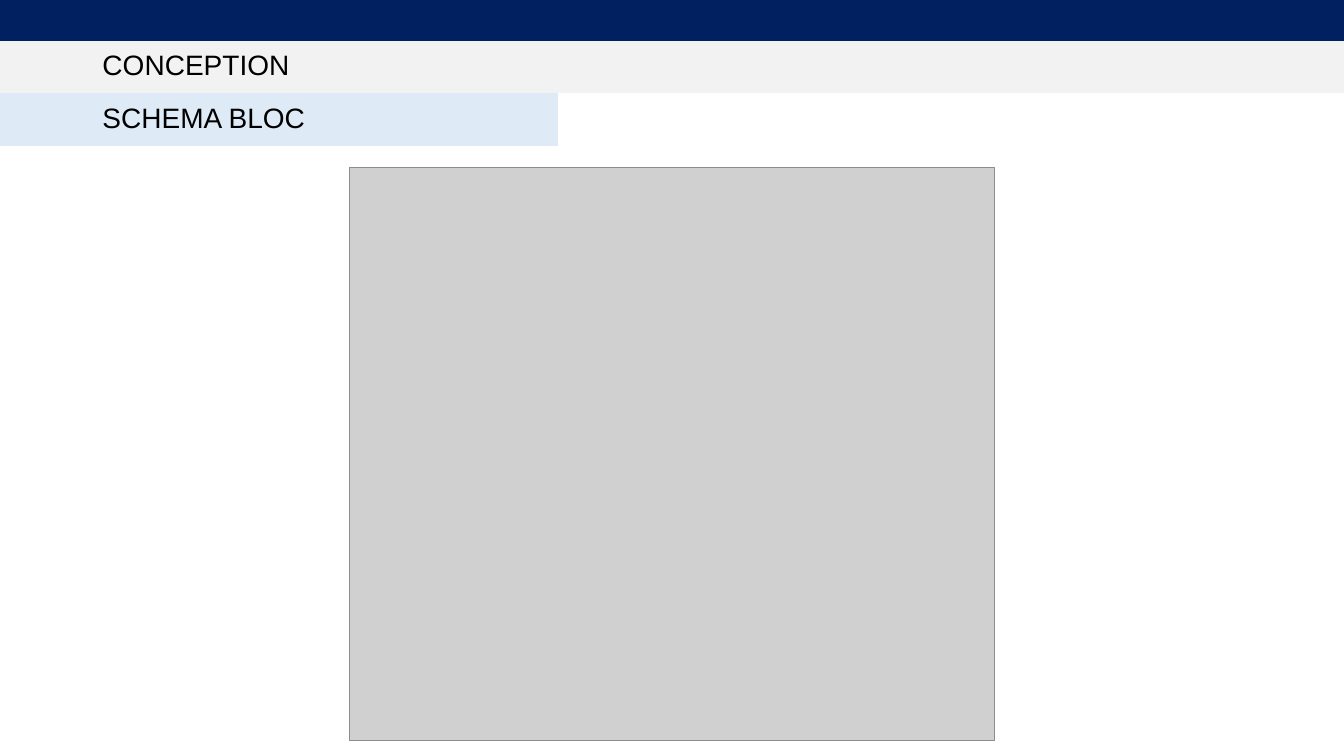
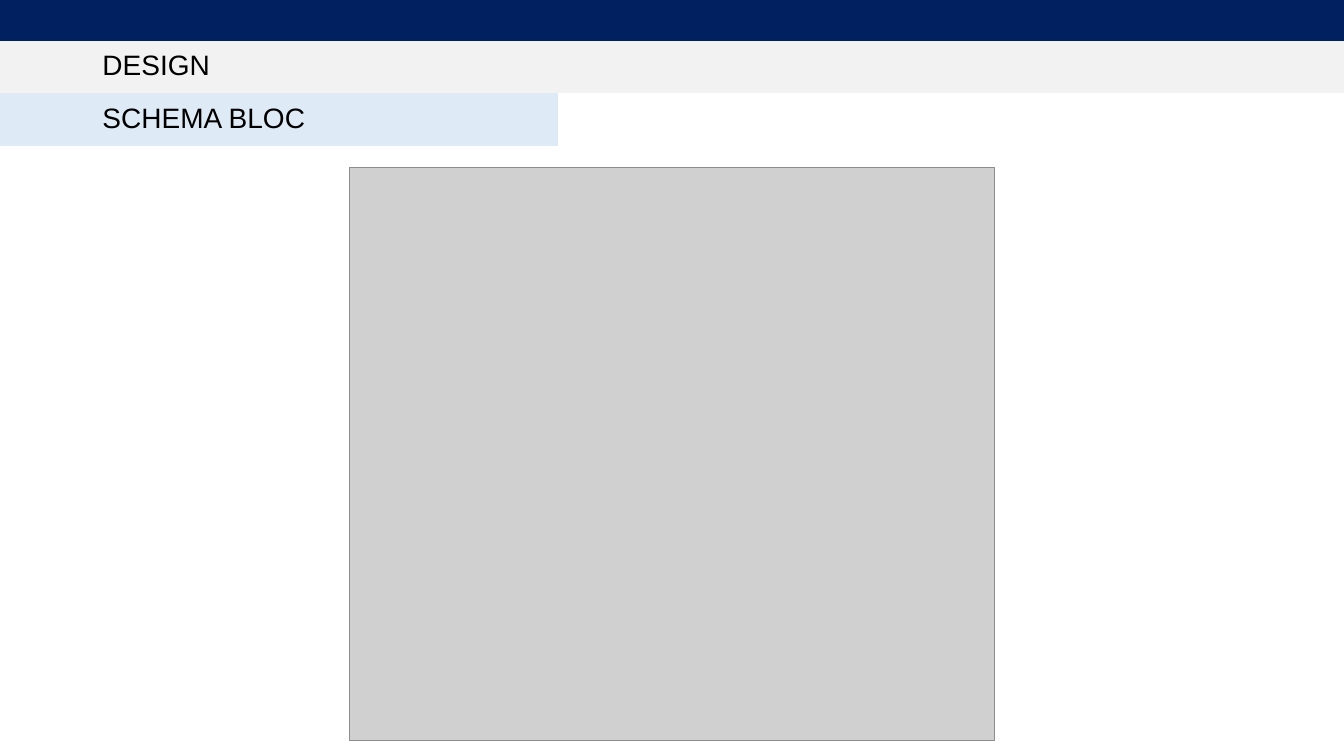
Before and after one commit to Ali-Z0/2221_Underwater-Positioning-System, a slide deck: slide 7 of doc/Presentations/Final/2221_LocalisationSousMarine-PresentationFinale.pptx (slide 6 before the commit). Drawn at 1344x756 pixels with LibreOffice and Linux fonts; fonts in the diff are those of the drawing; grey boxes stand for pictures. Boxes give left, top, right and bottom in pixels: in the first picture for what was removed or moved away, otherwise in the second. Text is boxed around its words. In the diff, an @@ line names an element or a change of style, - is before the commit and + after.

```diff
--- a/doc/Presentations/Final/2221_LocalisationSousMarine-PresentationFinale.pptx
+++ b/doc/Presentations/Final/2221_LocalisationSousMarine-PresentationFinale.pptx
@@ title at (102,55,209,76): text changed @@
-CONCEPTION
+DESIGN
```
Also in this commit, not shown: 6 other slides changed, 10 slides added, 1 slide removed, 3 other files.
